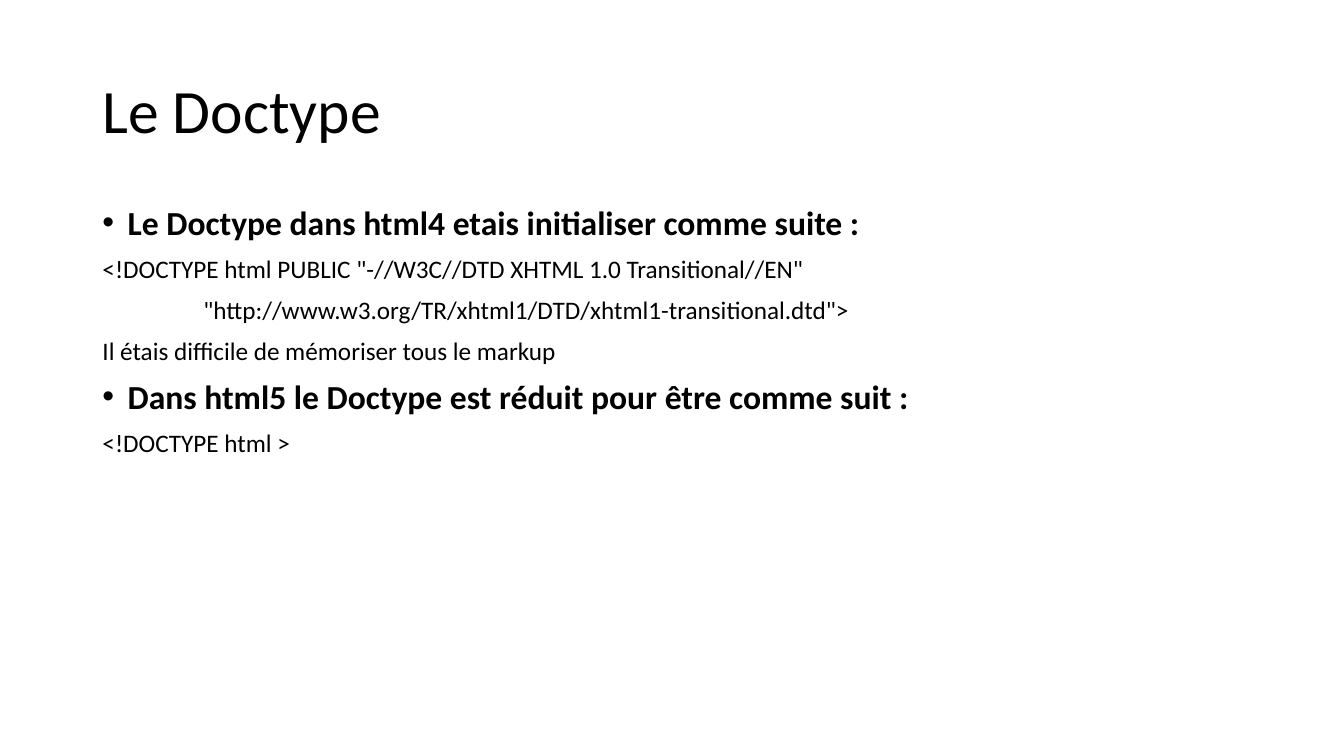
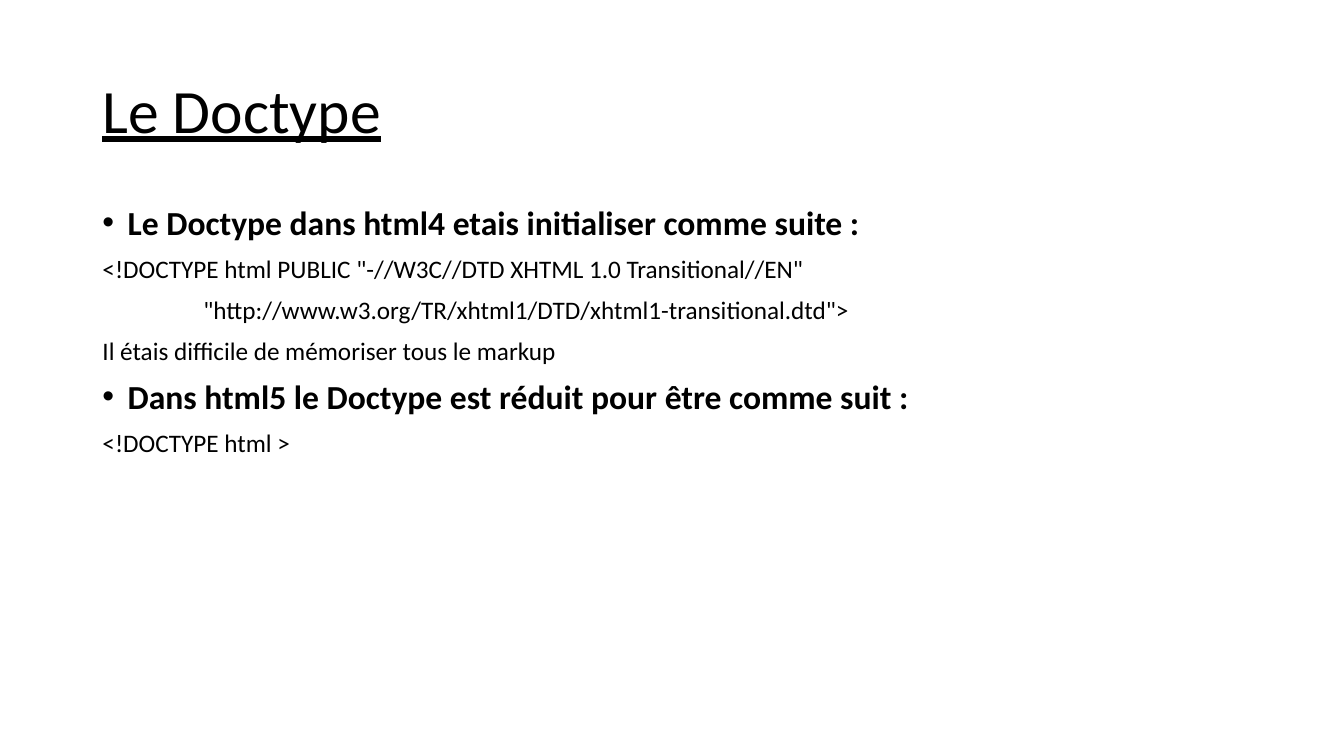
Before and after one commit to balamddine/NewHtml5, a slide deck: slide 2 of Presentation Du HTML5 .pptx. Drawn at 1344x756 pixels with LibreOffice and Linux fonts; fonts in the diff are those of the drawing. Boxes give left, top, right and bottom in pixels: in the first picture for what was removed or moved away, otherwise in the second. Text is boxed around its words. In the diff, an @@ line names an element or a change of style, - is before the commit and + after.

```diff
--- a/Presentation Du HTML5 .pptx
+++ b/Presentation Du HTML5 .pptx
@@ title "Le Doctype" at [102,93,381,143]: underline on @@
```
Also in this commit, not shown: 2 slides added, 1 slide removed, 1 other file.
